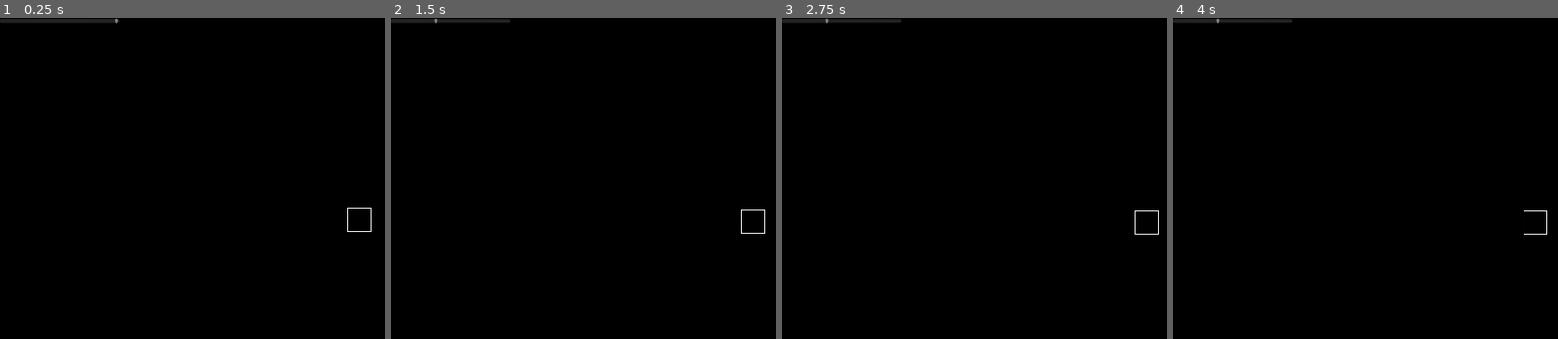
Above: before the commit, frames 1-4 (left to right).
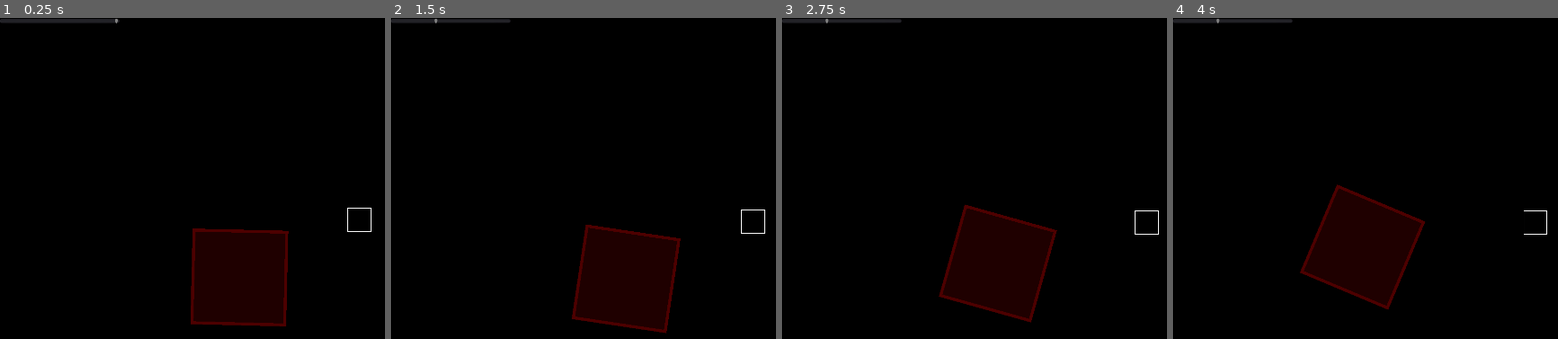
Above: after the commit, the same moments.

Repository: lekernelpanic/pound-probe
Game: Godot game, scene res://main.tscn
The game is run twice, just before and just after one commit, with the same random seed, the same clock (stepped at 60 frames per second) and the same inputs.
Inputs:
- Up to frame 1 (0.25 s): no input
- Up to frame 2 (1.5 s): hold Right (right) 0.53-1.28 s; hold Down (down) from 1.28 s (still down)
- Up to frame 3 (2.75 s): release Down (down) at 2.03 s; hold Right (right) from 2.03 s (still down)
- Up to frame 4 (4 s): release Right (right) at 2.78 s; hold Up (up) 2.78-3.53 s; hold Left (left) from 3.53 s (still down)

The runs differ from the first frame. In frame 1, 7.4% of the frame differs, in the area x 49-75%, y 65-97%; in frame 2, 7.4%, in the area x 46-76%, y 64-99%; in frame 3, 7.4%; in frame 4, 7.4%.

Commit message:
First asteroid

Diff:
--- /dev/null
+++ b/asteroid/asteroid.gd
@@ -0,0 +1,7 @@
+extends RigidBody2D
+
+export var applied_scale = 1
+
+func _ready():
+	$collision_shape.scale = Vector2(applied_scale, applied_scale)
+	$sprite.scale = Vector2(applied_scale, applied_scale)
--- /dev/null
+++ b/asteroid/asteroid.tscn
@@ -0,0 +1,16 @@
+[gd_scene load_steps=4 format=2]
+
+[ext_resource path="res://asteroid/asteroid.gd" type="Script" id=1]
+[ext_resource path="res://asteroid/asteroid.png" type="Texture" id=2]
+
+[sub_resource type="RectangleShape2D" id=1]
+extents = Vector2( 32, 32 )
+
+[node name="asteroid" type="RigidBody2D"]
+script = ExtResource( 1 )
+
+[node name="sprite" type="Sprite" parent="."]
+texture = ExtResource( 2 )
+
+[node name="collision_shape" type="CollisionShape2D" parent="."]
+shape = SubResource( 1 )
--- a/main.tscn
+++ b/main.tscn
@@ -2,9 +2,7 @@
 
 [ext_resource path="res://probe/probe.tscn" type="PackedScene" id=1]
 [ext_resource path="res://ui/ui.tscn" type="PackedScene" id=2]
-
-[sub_resource type="RectangleShape2D" id=2]
-extents = Vector2( 200, 10 )
+[ext_resource path="res://asteroid/asteroid.tscn" type="PackedScene" id=3]
 
 [node name="main" type="Node2D"]
 
@@ -12,20 +10,8 @@
 
 [node name="probe" parent="." instance=ExtResource( 1 )]
 
-[node name="environment" type="StaticBody2D" parent="."]
-position = Vector2( 792, 702 )
-
-[node name="collision_shape_0" type="CollisionShape2D" parent="environment"]
-position = Vector2( -506, -460 )
-shape = SubResource( 2 )
-
-[node name="collision_shape_1" type="CollisionShape2D" parent="environment"]
-position = Vector2( -359, -991 )
-rotation = 1.22833
-shape = SubResource( 2 )
-
-[node name="collision_shape_2" type="CollisionShape2D" parent="environment"]
-position = Vector2( -1265, -274 )
-rotation = 0.210381
-scale = Vector2( 2.40825, 9.00657 )
-shape = SubResource( 2 )
+[node name="asteroid" parent="." instance=ExtResource( 3 )]
+position = Vector2( -324, 153 )
+linear_velocity = Vector2( 15, 5 )
+angular_velocity = 0.1
+applied_scale = 4
Binary file added: asteroid/asteroid.png
Not shown, added: asteroid/asteroid.png.import
